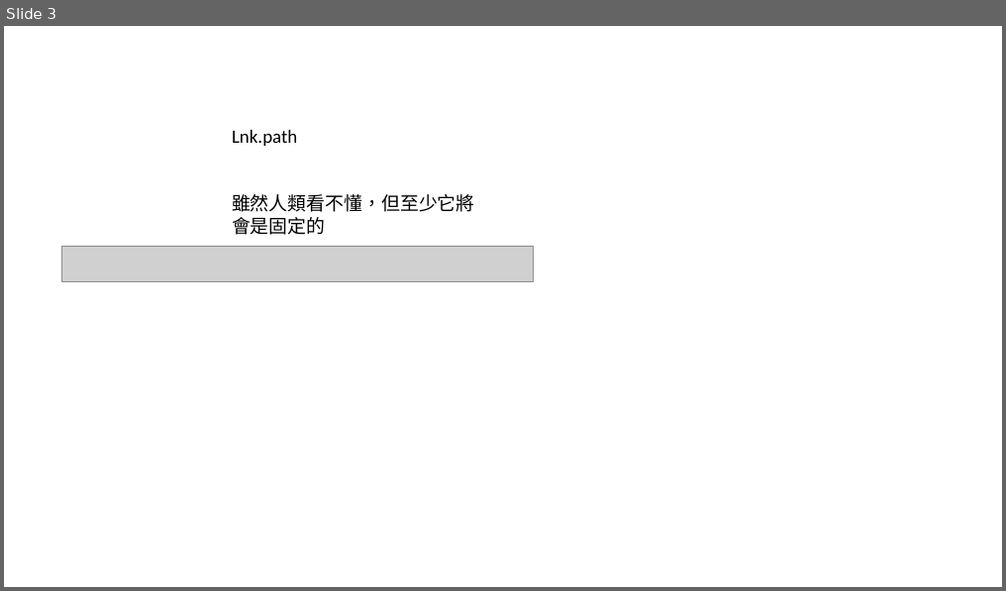
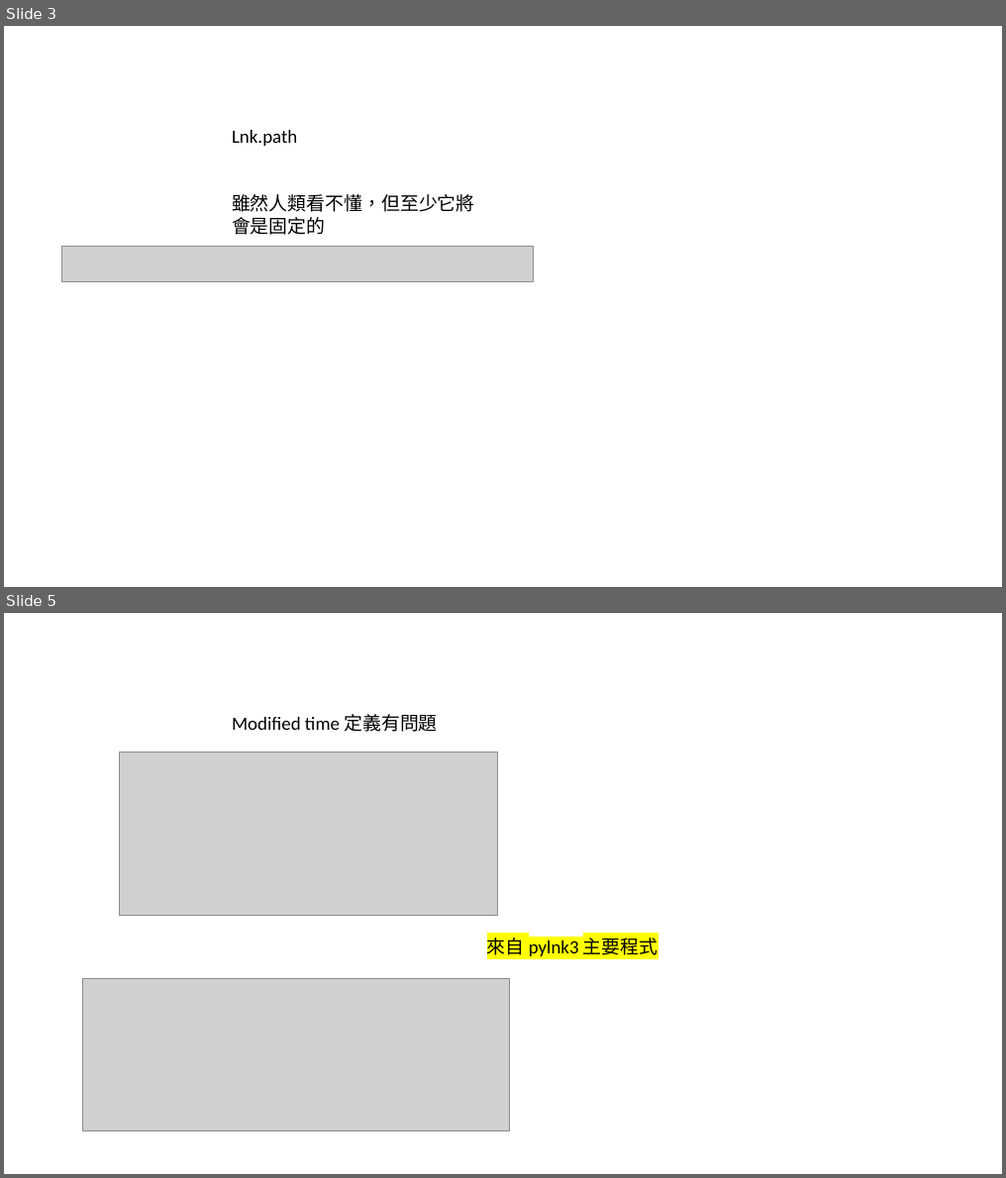
Before and after one commit to bearhood/AutoSave, a slide deck: some result.pptx. Shown one above the other, each under a label of ours: slide 3 before the commit, slides 3 and 5 after it; the slides between them are not shown. The pictures are 1006x591 and 1006x1178 pixels, drawn with LibreOffice and Linux fonts; fonts in the diff are those of the drawing; grey boxes stand for pictures. Boxes give left, top, right and bottom in pixels: in the first picture for what was removed or moved away, otherwise in the second. Text is boxed around its words. In the diff, an @@ line names an element or a change of style, - is before the commit and + after.

```diff
--- a/some result.pptx
+++ b/some result.pptx
@@ slide 5 added at [4, 613, 1002, 1174], background #FFFFFF @@
@@ text added at [232, 714, 437, 732], 18 pt, text #000000 @@
+Modified time 定義有問題
@@ picture added at [119, 753, 497, 916] @@
@@ text added at [487, 938, 658, 957], 18 pt, text #000000 @@
+來自 pylnk3 主要程式
@@ picture added at [82, 979, 510, 1132] @@
```
Also in this commit, not shown: 1 other slide added, 2 slides removed, 2 other files.
